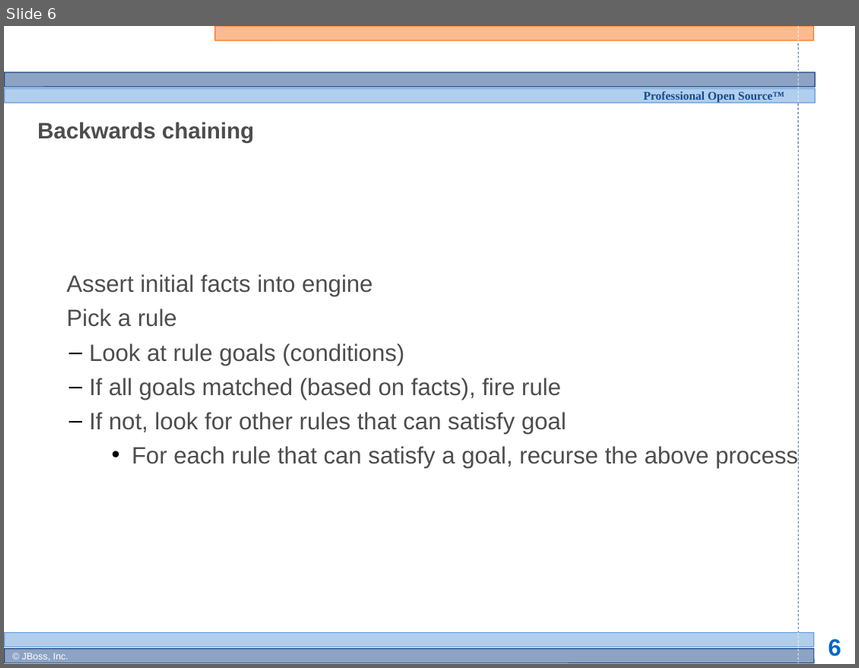
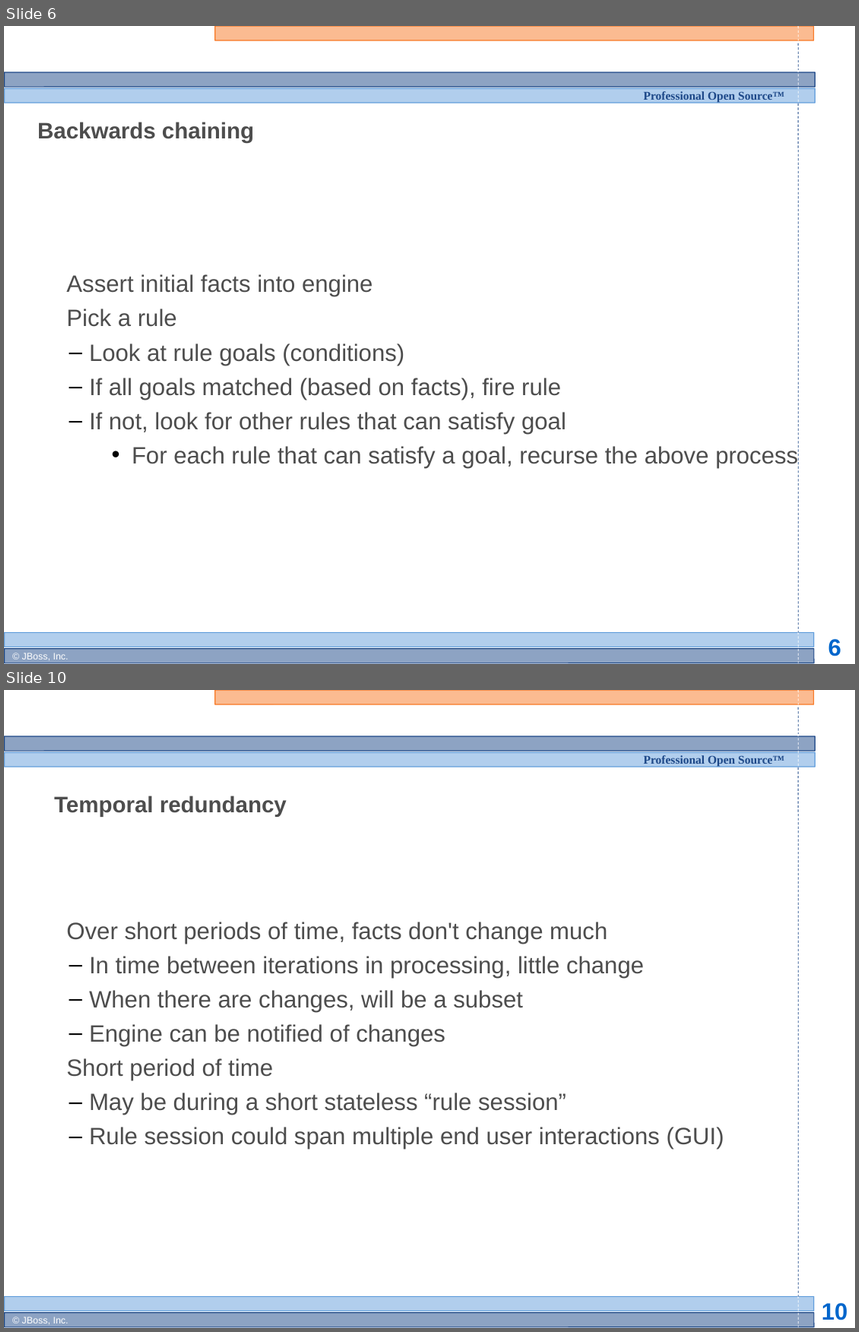
Before and after one commit to bobmcwhirter/drools, a slide deck: documentation/training/developers-course/Module 3 - Rule Engine Concepts 1.odp. Shown one above the other, each under a label of ours: slide 6 before the commit, slides 6 and 10 after it; the slides between them are not shown. The pictures are 859x668 and 859x1332 pixels, drawn with LibreOffice and Linux fonts; fonts in the diff are those of the drawing; background and template pictures are left out. Boxes give left, top, right and bottom in pixels: in the first picture for what was removed or moved away, otherwise in the second. Text is boxed around its words. In the diff, an @@ line names an element or a change of style, - is before the commit and + after.

```diff
--- a/documentation/training/developers-course/Module 3 - Rule Engine Concepts 1.odp
+++ b/documentation/training/developers-course/Module 3 - Rule Engine Concepts 1.odp
@@ slide 10 added at [4, 690, 855, 1328], background #FFFFFF; not listed: 13 template elements that a slide beside it also shows @@
@@ title added at [54, 796, 287, 817], 19 pt, text #4D4D4D, bold @@
+Temporal redundancy
@@ subtitle added at [66, 922, 724, 1150], 20 pt, text #4D4D4D @@
+  Over short periods of time, facts don't change much
+  – In time between iterations in processing, little change
+  – When there are changes, will be a subset
+  – Engine can be notified of changes
+  Short period of time
+  – May be during a short stateless “rule session”
+  – Rule session could span multiple end user interactions (GUI)
```
Also in this commit, not shown: 2 slides changed, 3 other slides added, 2 slides removed.
